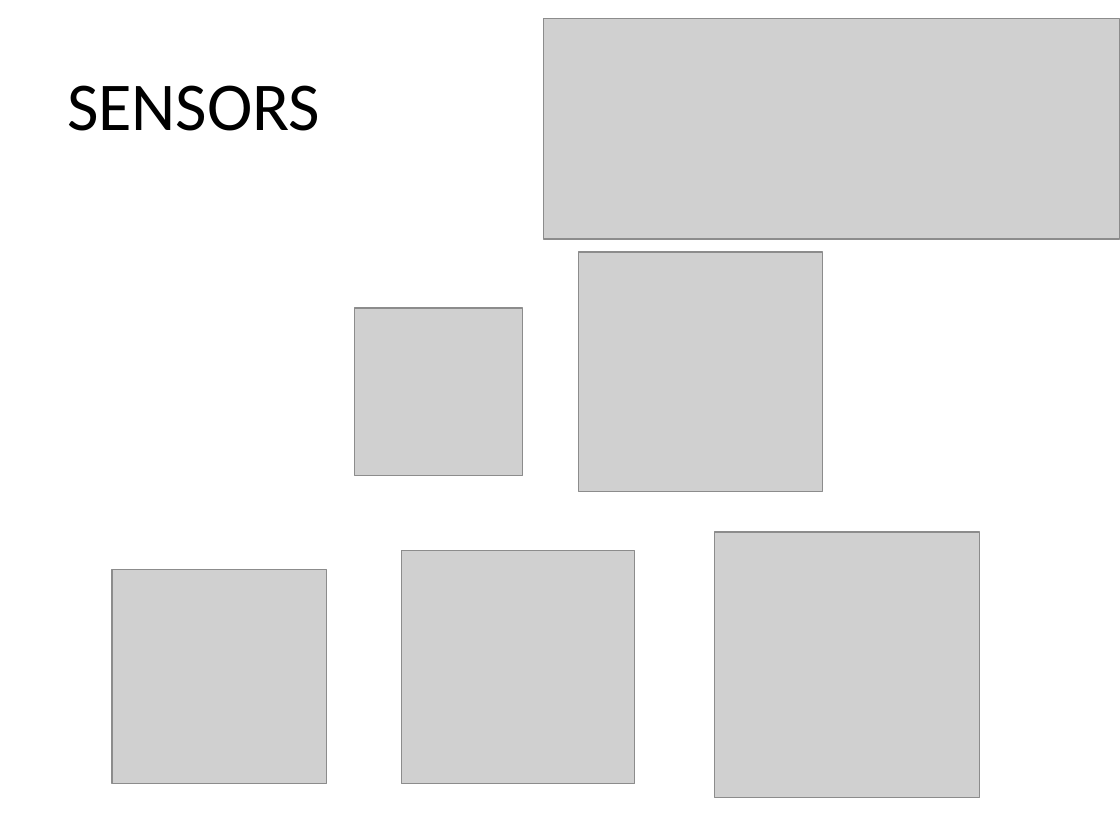
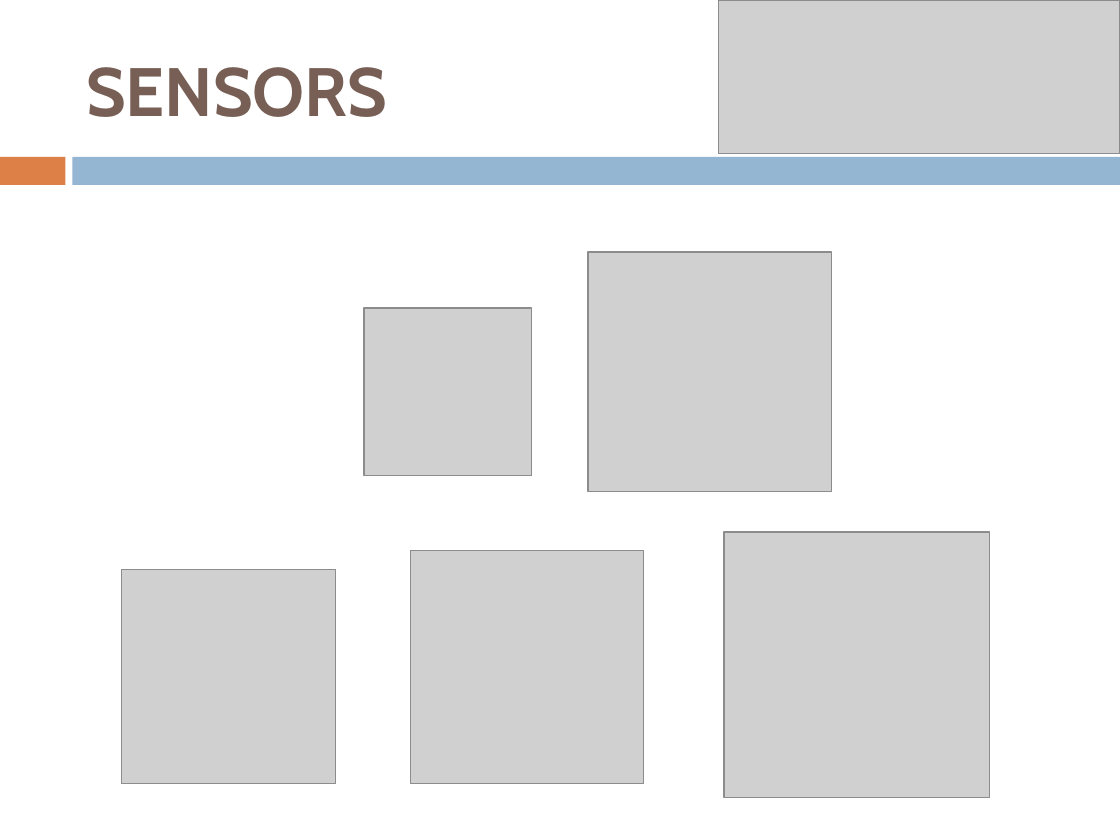
Before and after one commit to SergioAlmendros/A-bottom-up-sensor-testbed, a slide deck: slide 3 of Presentation/presentation.pptx. Drawn at 1120x840 pixels with LibreOffice and Linux fonts; fonts in the diff are those of the drawing; grey boxes stand for pictures. Boxes give left, top, right and bottom in pixels: in the first picture for what was removed or moved away, otherwise in the second. Text is boxed around its words. In the diff, an @@ line names an element or a change of style, - is before the commit and + after.

```diff
--- a/Presentation/presentation.pptx
+++ b/Presentation/presentation.pptx
@@ title "SENSORS": place and size @@
-title "SENSORS" at [67, 85, 320, 131]
+title "SENSORS" at [86, 67, 387, 117]
@@ title "SENSORS" at [86, 67, 387, 117]: font Calibri to Cabin, text colour #000000 to #775F55, bold on @@
@@ picture: place and size @@
-picture at [544, 19, 1120, 240]
+picture at [719, 0, 1120, 153]
@@ rectangle added at [0, 157, 65, 185], fill #DD8047 @@
@@ rectangle added at [73, 157, 1120, 185], fill #94B6D2 @@
@@ 5 pictures: place and size @@
-5 pictures at [112, 252, 980, 797]
+5 pictures at [121, 252, 989, 797]
```
Also in this commit, not shown: 6 other slides changed, 6 slides added, 5 slides removed, 1 other file.
